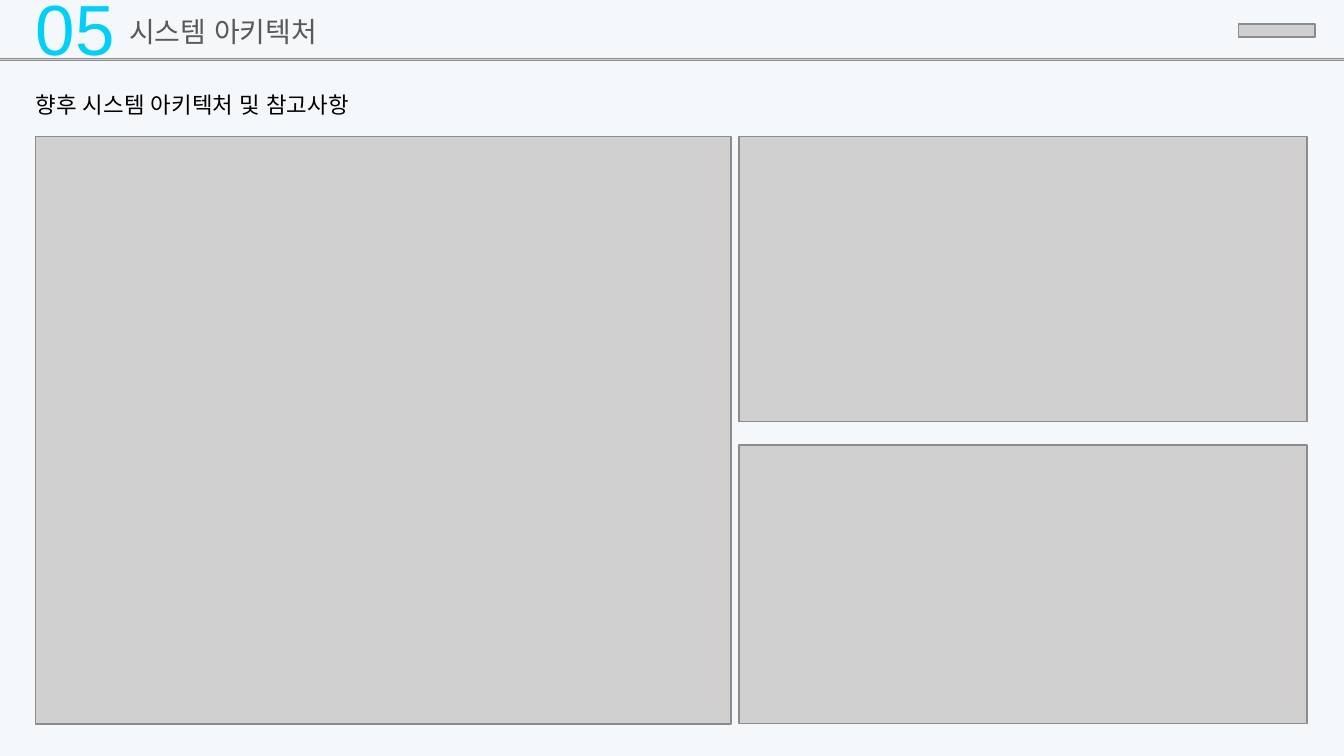
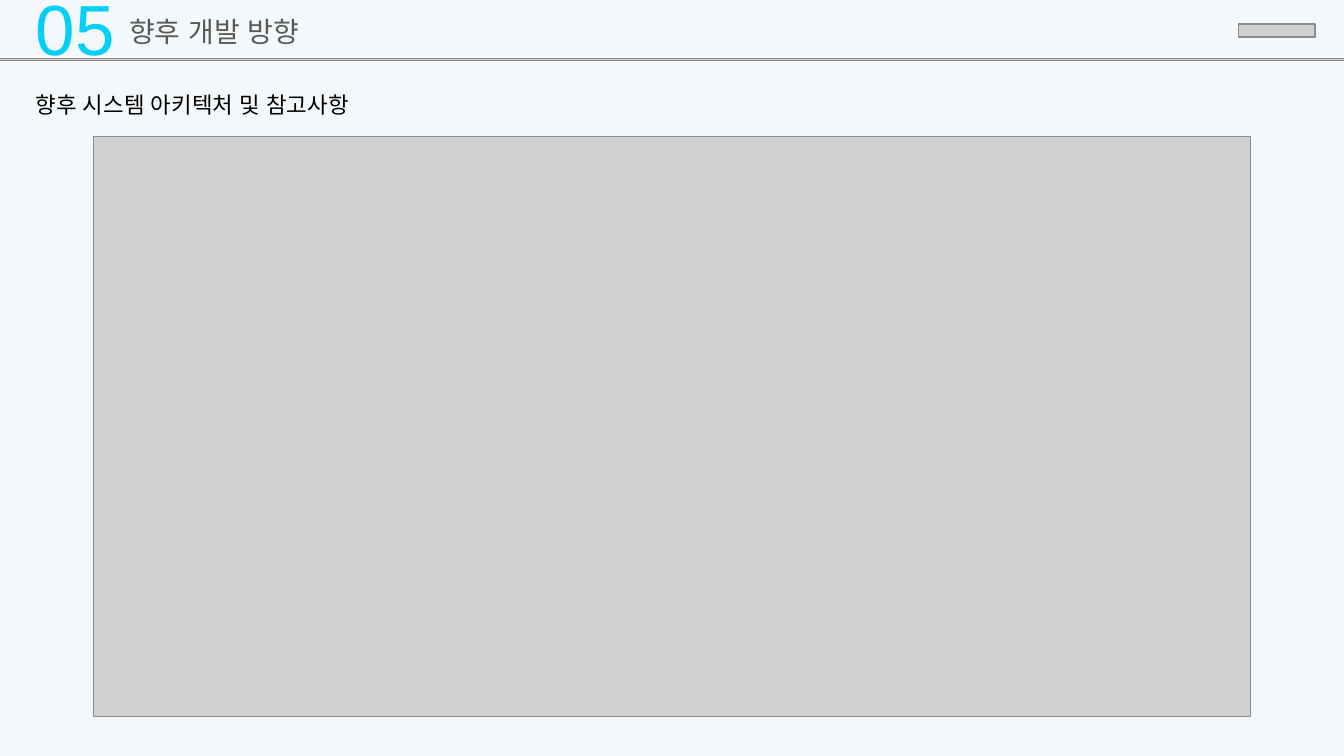
Before and after one commit to SKNETWORKS-FAMILY-AICAMP/SKN12-3RD-5TEAM, a slide deck: slide 21 of 산출물/5조 PPT.pptx (slide 16 before the commit). Drawn at 1344x756 pixels with LibreOffice and Linux fonts; fonts in the diff are those of the drawing; grey boxes stand for pictures. Boxes give left, top, right and bottom in pixels: in the first picture for what was removed or moved away, otherwise in the second. Text is boxed around its words. In the diff, an @@ line names an element or a change of style, - is before the commit and + after.

```diff
--- a/산출물/5조 PPT.pptx
+++ b/산출물/5조 PPT.pptx
@@ text at [129, 18, 300, 44]: text changed @@
-시스템 아키텍처
+향후 개발 방향
@@ picture: place and size @@
-picture at [35, 136, 730, 723]
+picture at [93, 136, 1250, 716]
@@ picture removed at [739, 136, 1308, 421] @@
@@ picture removed at [739, 445, 1308, 723] @@
```
Also in this commit, not shown: 11 other slides changed, 10 slides added, 4 slides removed.
